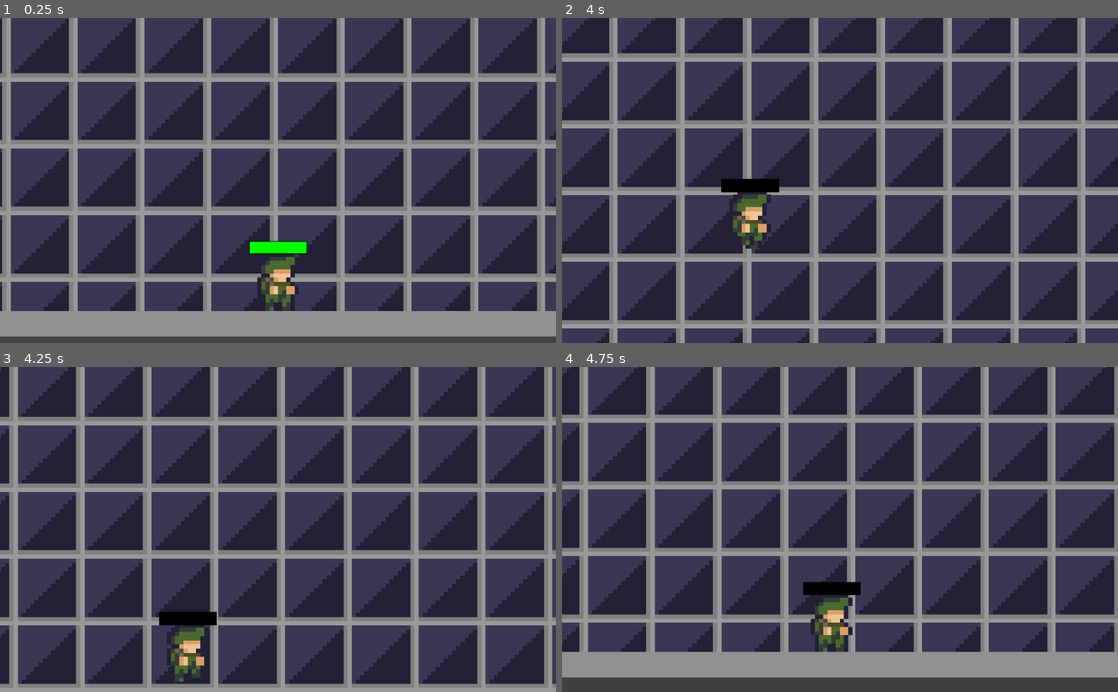
Above: before the commit, frames 1-4 (two rows, left to right).
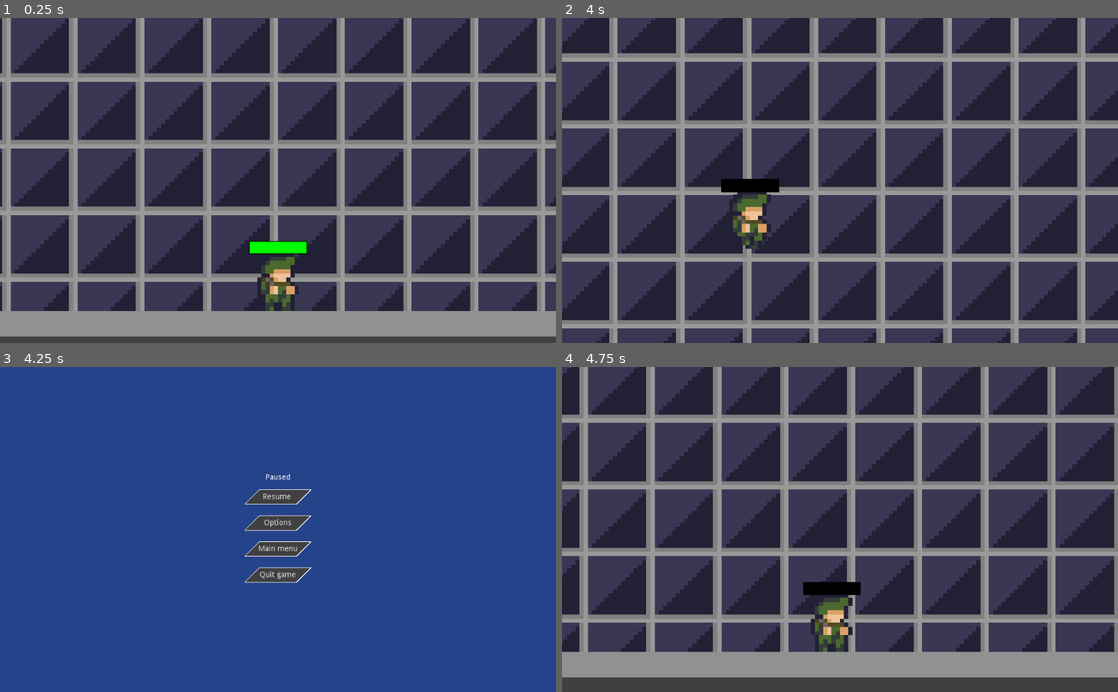
Above: after the commit, the same moments.

Repository: CUBE-The-Final-Shape/Destroying-Horrible
Game: Godot game, scene res://Scenes/Main.tscn
Same seed, same stepped clock (60 frames per second), same inputs: the game is played once before the commit and once after it.
Inputs (mouse positions are in pixels of both pictures, inside the frame that each line leads up to):
- Up to frame 1 (0.25 s): no input
- Up to frame 2 (4 s): move the mouse to (962, 164) at 0.52 s; hold K (k) 0.53-1.28 s; hold D (right) 0.53-2.03 s; tap W (up) at 0.77, 1.52, 3.02, 3.77 s; move the mouse to (728, 196) at 1.27 s; tap Ctrl (crouch) at 1.35 s; tap K (k) at 1.55, 2.3, 2.85 s; move the mouse to (895, 109) at 2.02 s; press the mouse at (895, 109) at 2.03 s; hold A (left) 2.03-2.78 s; move the mouse to (812, 245) at 2.77 s; release the mouse at (812, 245) at 2.78 s; hold D (right) from 2.78 s (still down); move the mouse to (1006, 229) at 3.52 s; hold K (k) from 3.53 s (still down)
- Up to frame 3 (4.25 s): keep holding D (right); keep holding K (k); tap Escape (pause, bound only after the commit) at 4.15 s
- Up to frame 4 (4.75 s): release D (right) at 4.25 s; release K (k) at 4.25 s; click (840, 497) at 4.25 s, where only the run after the commit has a clickable "Resume"

Frames 1-2 are identical in both runs. In frame 3, 99% of the frame differs, in the area x 0-100%, y 0-100%; in frame 4, nothing differs.

Commit message:
Added pause menu

Diff:
--- a/Scenes/Bullet.tscn
+++ b/Scenes/Bullet.tscn
@@ -1,7 +1,8 @@
 [gd_scene load_steps=4 format=2]
 
 [ext_resource path="res://sprites/bullet.png" type="Texture" id=1]
-[ext_resource path="res://Scenes/Bullet.gd" type="Script" id=2]
+[ext_resource path="res://Scripts/Bullet.gd" type="Script" id=2]
+
 
 [sub_resource type="RectangleShape2D" id=1]
 extents = Vector2( 1.5, 1 )
--- /dev/null
+++ b/Scenes/Gui.tscn
@@ -0,0 +1,7 @@
+[gd_scene load_steps=2 format=2]
+
+[ext_resource path="res://Scenes/PauseMenu.tscn" type="PackedScene" id=1]
+
+[node name="Gui" type="CanvasLayer"]
+
+[node name="PauseMenu" parent="." instance=ExtResource( 1 )]
--- a/Scenes/Health bar.tscn
+++ b/Scenes/Health bar.tscn
@@ -2,7 +2,7 @@
 
 [ext_resource path="res://health-progress.png" type="Texture" id=1]
 [ext_resource path="res://health-background.png" type="Texture" id=2]
-[ext_resource path="res://Scenes/Health bar.gd" type="Script" id=3]
+[ext_resource path="res://Scripts/Health bar.gd" type="Script" id=3]
 
 [node name="Health bar" type="Control"]
 anchor_right = 1.0
--- a/Scenes/Main.tscn
+++ b/Scenes/Main.tscn
@@ -1,11 +1,13 @@
-[gd_scene load_steps=5 format=2]
+[gd_scene load_steps=6 format=2]
 
 [ext_resource path="res://Scenes/player.tscn" type="PackedScene" id=1]
 [ext_resource path="res://sprites/ground.png" type="Texture" id=2]
 [ext_resource path="res://Map_Parts/Wall.tscn" type="PackedScene" id=3]
+[ext_resource path="res://Scenes/Gui.tscn" type="PackedScene" id=4]
 [ext_resource path="res://Scenes/Health bar.tscn" type="PackedScene" id=7]
 
 [node name="Main" type="Node2D"]
+pause_mode = 2
 
 [node name="TextureRect" type="TextureRect" parent="."]
 margin_left = -1360.0
@@ -30,4 +32,6 @@
 margin_bottom = -20.0
 rect_scale = Vector2( 0.108, 0.2 )
 
+[node name="Gui" parent="." instance=ExtResource( 4 )]
+
 [connection signal="health_updated" from="Player" to="Player/Health bar" method="_on_Player_health_updated"]
--- a/Scenes/MainMenu.tscn
+++ b/Scenes/MainMenu.tscn
@@ -2,9 +2,10 @@
 
 [ext_resource path="res://sprites/main_menu/maxresdefault.jpg" type="Texture" id=1]
 [ext_resource path="res://sprites/main_menu/generic_button.png" type="Texture" id=2]
-[ext_resource path="res://Scenes/MainMenu.gd" type="Script" id=3]
+[ext_resource path="res://Scripts/MainMenu.gd" type="Script" id=3]
 
 [node name="Control" type="Control"]
+pause_mode = 2
 anchor_right = 1.0
 anchor_bottom = 1.0
 script = ExtResource( 3 )
--- /dev/null
+++ b/Scenes/PauseMenu.tscn
@@ -0,0 +1,73 @@
+[gd_scene load_steps=3 format=2]
+
+[ext_resource path="res://sprites/main_menu/generic_button.png" type="Texture" id=1]
+[ext_resource path="res://Scripts/PauseMenu.gd" type="Script" id=2]
+
+[node name="PauseMenu" type="Control"]
+pause_mode = 2
+visible = false
+anchor_right = 1.0
+anchor_bottom = 1.0
+script = ExtResource( 2 )
+
+[node name="Background" type="ColorRect" parent="."]
+anchor_right = 1.0
+anchor_bottom = 1.0
+color = Color( 0.141176, 0.262745, 0.545098, 1 )
+
+[node name="CenterContainer" type="CenterContainer" parent="."]
+anchor_right = 1.0
+anchor_bottom = 1.0
+
+[node name="VBucksContainer" type="VBoxContainer" parent="CenterContainer"]
+margin_left = 442.0
+margin_top = 197.0
+margin_right = 582.0
+margin_bottom = 403.0
+custom_constants/separation = 10
+
+[node name="Label" type="Label" parent="CenterContainer/VBucksContainer"]
+margin_right = 140.0
+margin_bottom = 14.0
+text = "Paused"
+align = 1
+
+[node name="Resume" type="Button" parent="CenterContainer/VBucksContainer"]
+margin_top = 24.0
+margin_right = 140.0
+margin_bottom = 62.0
+text = "Resume "
+icon = ExtResource( 1 )
+flat = true
+icon_align = 1
+
+[node name="Options" type="Button" parent="CenterContainer/VBucksContainer"]
+margin_top = 72.0
+margin_right = 140.0
+margin_bottom = 110.0
+text = "Options"
+icon = ExtResource( 1 )
+flat = true
+icon_align = 1
+
+[node name="Main menu" type="Button" parent="CenterContainer/VBucksContainer"]
+margin_top = 120.0
+margin_right = 140.0
+margin_bottom = 158.0
+text = "Main menu"
+icon = ExtResource( 1 )
+flat = true
+icon_align = 1
+
+[node name="Quit" type="Button" parent="CenterContainer/VBucksContainer"]
+margin_top = 168.0
+margin_right = 140.0
+margin_bottom = 206.0
+text = "Quit game"
+icon = ExtResource( 1 )
+flat = true
+icon_align = 1
+
+[connection signal="pressed" from="CenterContainer/VBucksContainer/Resume" to="." method="_on_Resume_pressed"]
+[connection signal="pressed" from="CenterContainer/VBucksContainer/Main menu" to="." method="_on_Main_menu_pressed"]
+[connection signal="pressed" from="CenterContainer/VBucksContainer/Quit" to="." method="_on_Quit_pressed"]
--- a/Scenes/Revolver.tscn
+++ b/Scenes/Revolver.tscn
@@ -1,7 +1,8 @@
 [gd_scene load_steps=3 format=2]
 
-[ext_resource path="res://Scenes/gun_script.gd" type="Script" id=1]
+[ext_resource path="res://Scripts/gun_script.gd" type="Script" id=1]
 [ext_resource path="res://sprites/military_sprites/weapons/oversizedRevolver.png" type="Texture" id=2]
+
 
 [node name="KinematicBody2D" type="KinematicBody2D"]
 script = ExtResource( 1 )
--- a/Scenes/Shotgun.tscn
+++ b/Scenes/Shotgun.tscn
@@ -4,7 +4,8 @@
 [ext_resource path="res://sprites/military_sprites/weapons/shotgun/Shotgun3.png" type="Texture" id=2]
 [ext_resource path="res://sprites/military_sprites/weapons/shotgun/Shotgun1.png" type="Texture" id=3]
 [ext_resource path="res://sprites/military_sprites/weapons/shotgun/Shotgun4.png" type="Texture" id=4]
-[ext_resource path="res://Scenes/Shotgun.gd" type="Script" id=5]
+[ext_resource path="res://Scripts/Shotgun.gd" type="Script" id=5]
+
 
 [sub_resource type="SpriteFrames" id=1]
 animations = [ {
--- a/Scenes/player.tscn
+++ b/Scenes/player.tscn
@@ -1,7 +1,7 @@
 [gd_scene load_steps=30 format=2]
 
 [ext_resource path="res://sprites/military_sprites/Militaryman/animations_left/idle/militaryman1left.png" type="Texture" id=1]
-[ext_resource path="res://Scenes/player.gd" type="Script" id=2]
+[ext_resource path="res://Scripts/player.gd" type="Script" id=2]
 [ext_resource path="res://sprites/military_sprites/Militaryman/animations_right/idle/militaryman1.png" type="Texture" id=3]
 [ext_resource path="res://sprites/military_sprites/Militaryman/animations_left/crouch/crouch3.png" type="Texture" id=5]
 [ext_resource path="res://sprites/military_sprites/Militaryman/animations_right/walking/militaryman6.png" type="Texture" id=6]
@@ -14,7 +14,7 @@
 [ext_resource path="res://sprites/military_sprites/Militaryman/animations_left/walking/militaryman4left.png" type="Texture" id=13]
 [ext_resource path="res://sprites/military_sprites/Militaryman/animations_left/walking/militaryman6left.png" type="Texture" id=14]
 [ext_resource path="res://sprites/military_sprites/Militaryman/animations_left/walking/militaryman2left.png" type="Texture" id=15]
-[ext_resource path="res://Scenes/Camera_anchor.gd" type="Script" id=16]
+[ext_resource path="res://Scripts/Camera_anchor.gd" type="Script" id=16]
 [ext_resource path="res://sprites/military_sprites/Militaryman/animations_left/crouch/crouch4.png" type="Texture" id=17]
 [ext_resource path="res://sprites/military_sprites/Militaryman/animations_left/crouch/crouch1.png" type="Texture" id=18]
 [ext_resource path="res://sprites/military_sprites/Militaryman/animations_left/crouch/crouch5.png" type="Texture" id=19]
@@ -26,6 +26,7 @@
 [ext_resource path="res://sprites/military_sprites/Militaryman/animations_right/crouch/crouch3.png" type="Texture" id=25]
 [ext_resource path="res://sprites/military_sprites/Militaryman/animations_right/crouch/crouch4.png" type="Texture" id=26]
 [ext_resource path="res://sprites/military_sprites/Militaryman/animations_right/crouch/crouch5.png" type="Texture" id=27]
+
 
 [sub_resource type="SpriteFrames" id=2]
 animations = [ {
--- /dev/null
+++ b/Scripts/PauseMenu.gd
@@ -0,0 +1,23 @@
+extends Control
+
+var is_paused = false setget set_is_paused
+
+func _unhandled_input(event):
+	if event.is_action_pressed("pause"):
+		self.is_paused = !is_paused
+
+func set_is_paused(value):
+	is_paused = value
+	get_tree().paused = is_paused
+	visible = is_paused
+
+
+func _on_Resume_pressed():
+	self.is_paused = false
+
+func _on_Main_menu_pressed():
+	get_tree().change_scene("res://Scenes/MainMenu.tscn")
+
+
+func _on_Quit_pressed():
+	get_tree().quit()
--- a/project.godot
+++ b/project.godot
@@ -85,6 +85,11 @@
 "events": [ Object(InputEventKey,"resource_local_to_scene":false,"resource_name":"","device":0,"alt":false,"shift":false,"control":false,"meta":false,"command":false,"pressed":false,"scancode":16777238,"physical_scancode":0,"unicode":0,"echo":false,"script":null)
  ]
 }
+pause={
+"deadzone": 0.5,
+"events": [ Object(InputEventKey,"resource_local_to_scene":false,"resource_name":"","device":0,"alt":false,"shift":false,"control":false,"meta":false,"command":false,"pressed":false,"scancode":16777217,"physical_scancode":0,"unicode":0,"echo":false,"script":null)
+ ]
+}
 
 [physics]
 
Renamed: Scenes/Bullet.gd -> Scripts/Bullet.gd
Renamed: Scenes/Camera_anchor.gd -> Scripts/Camera_anchor.gd
Renamed: Scenes/Collision_Standing.gd -> Scripts/Collision_Standing.gd
Renamed: Scenes/Health bar.gd -> Scripts/Health bar.gd
Renamed: Scenes/MainMenu.gd -> Scripts/MainMenu.gd
Renamed: Scenes/Shotgun.gd -> Scripts/Shotgun.gd
Renamed: Scenes/flipGun.gd -> Scripts/flipGun.gd
Renamed: Scenes/gun_script.gd -> Scripts/gun_script.gd
Renamed: Scenes/player.gd -> Scripts/player.gd
